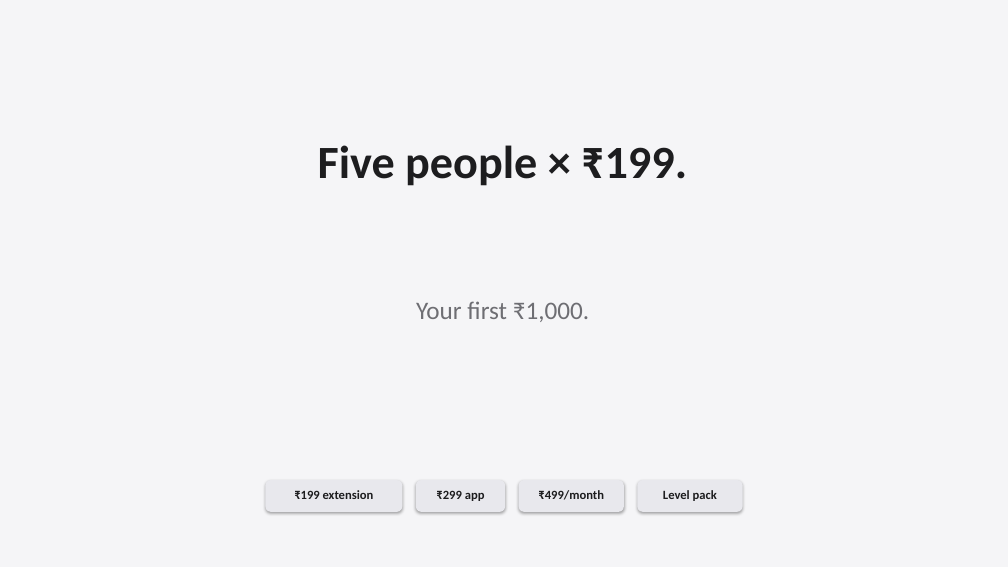
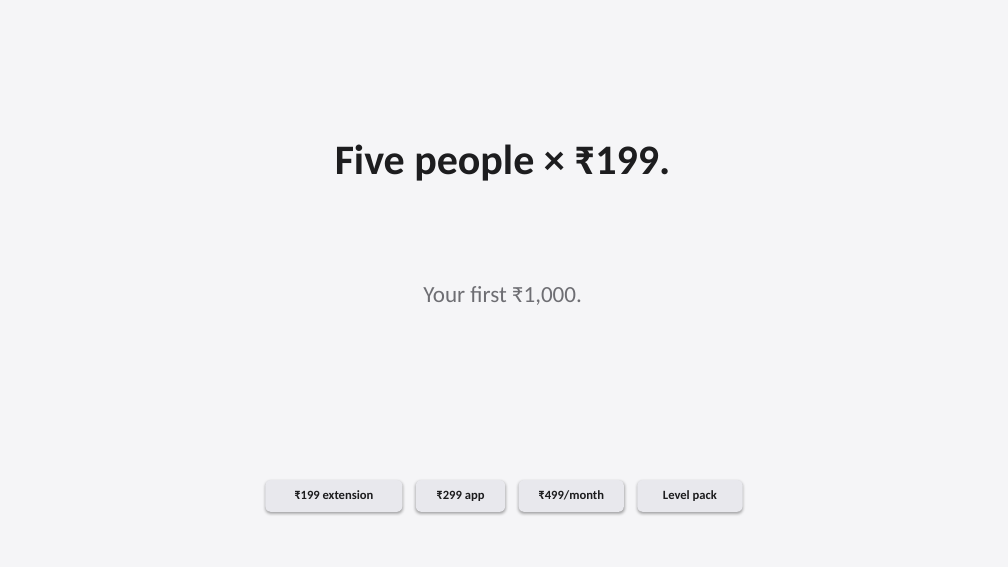
Before and after one commit to shangeethsivan/shangeethsivan.github.io, a slide deck: slide 12 of talks/shipaton-kug-chennai-2026/shipaton-kug-chennai-2026.pptx (slide 5 before the commit). Drawn at 1008x567 pixels with LibreOffice and Linux fonts; fonts in the diff are those of the drawing. Boxes give left, top, right and bottom in pixels: in the first picture for what was removed or moved away, otherwise in the second. Text is boxed around its words. In the diff, an @@ line names an element or a change of style, - is before the commit and + after.

```diff
--- a/talks/shipaton-kug-chennai-2026/shipaton-kug-chennai-2026.pptx
+++ b/talks/shipaton-kug-chennai-2026/shipaton-kug-chennai-2026.pptx
@@ text "Five people × ₹199.": place and size @@
-text "Five people × ₹199." at (318,145,687,186)
+text "Five people × ₹199." at (335,144,670,181)
@@ text "Five people × ₹199." at (335,144,670,181): size 44 to 40 pt @@
@@ text "Your first ₹1,000.": place and size @@
-text "Your first ₹1,000." at (416,301,589,322)
+text "Your first ₹1,000." at (423,286,582,305)
@@ text "Your first ₹1,000." at (423,286,582,305): size 24 to 22 pt @@
```
Also in this commit, not shown: 8 other slides changed, 8 slides added, 4 other files.
